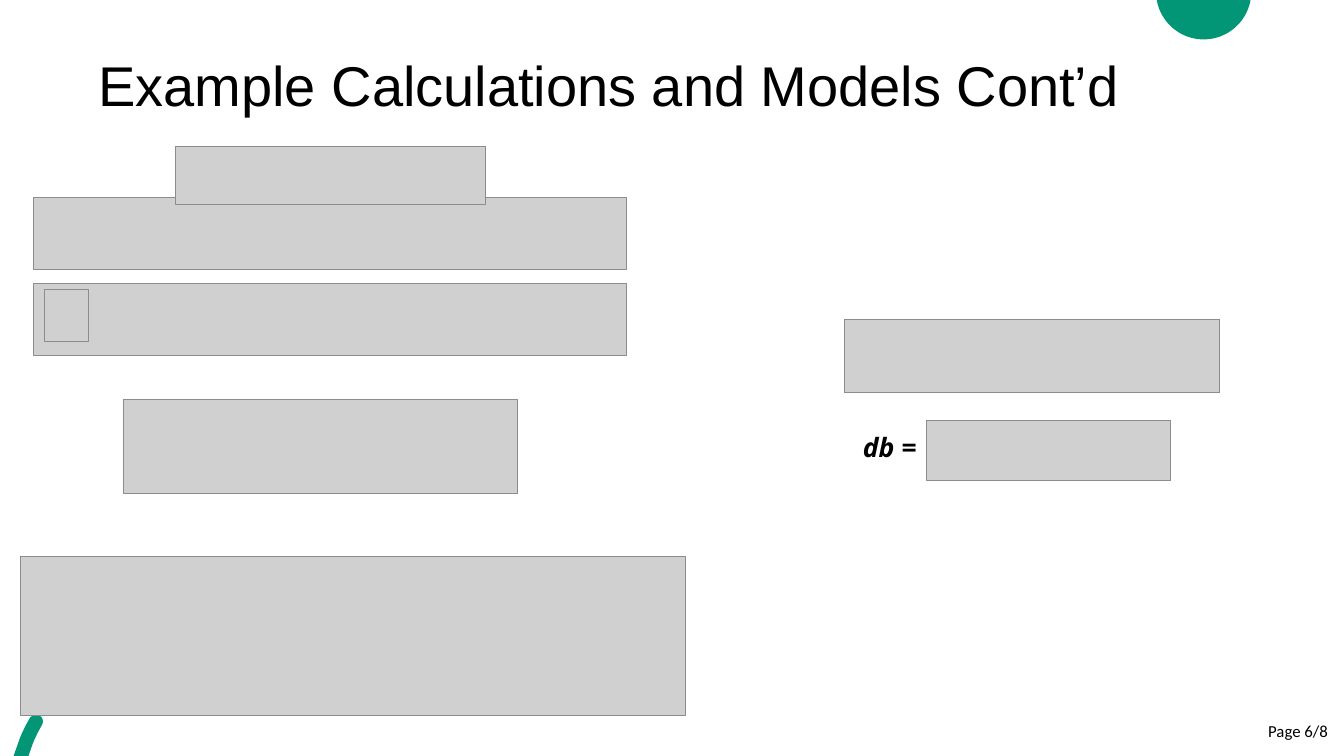
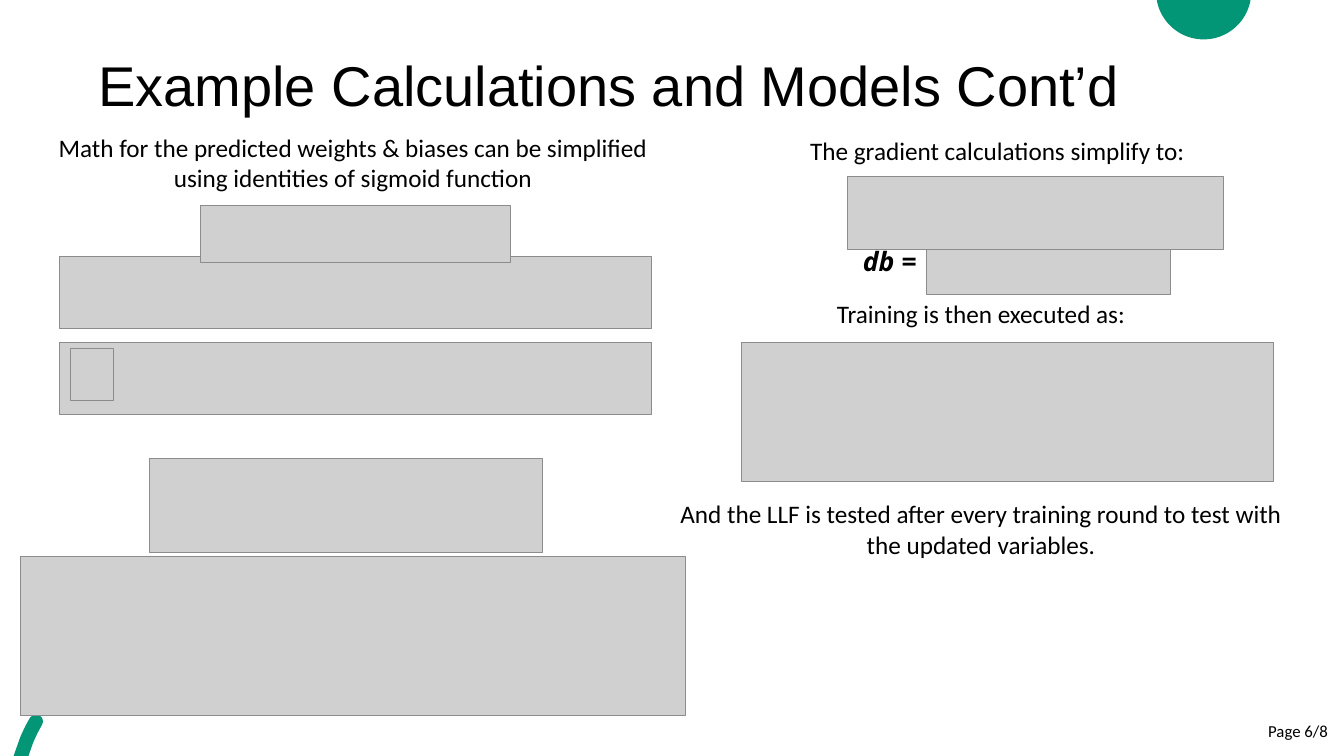
Before and after one commit to cer-hunter/OAR-CAS741, a slide deck: slide 6 of docs/Presentations/SRSPresentation/SRSPresentation.pptx. Drawn at 1344x756 pixels with LibreOffice and Linux fonts; fonts in the diff are those of the drawing; grey boxes stand for pictures. Boxes give left, top, right and bottom in pixels: in the first picture for what was removed or moved away, otherwise in the second. Text is boxed around its words. In the diff, an @@ line names an element or a change of style, - is before the commit and + after.

```diff
--- a/docs/Presentations/SRSPresentation/SRSPresentation.pptx
+++ b/docs/Presentations/SRSPresentation/SRSPresentation.pptx
@@ text added at [59, 139, 647, 192], 18 pt, text #000000 @@
+Math for the predicted weights & biases can be simplified using identities of sigmoid function
@@ text added at [810, 142, 1184, 165], 18 pt, text #000000 @@
+The gradient calculations simplify to:
@@ picture: place and size @@
-picture at [845, 320, 1220, 393]
+picture at [848, 176, 1223, 250]
@@ picture: place and size @@
-picture at [927, 420, 1172, 480]
+picture at [927, 235, 1172, 294]
@@ text "db =": place and size @@
-text "db =" at [863, 436, 895, 458]
+text "db =" at [863, 249, 895, 272]
@@ text added at [837, 305, 1125, 328], 18 pt, text #000000 @@
+Training is then executed as:
@@ 5 pictures: place and size @@
-5 pictures at [34, 147, 627, 494]
+5 pictures at [59, 206, 652, 553]
@@ picture added at [741, 343, 1273, 482] @@
@@ text added at [680, 505, 1281, 558], 18 pt, text #000000 @@
+And the LLF is tested after every training round to test with the updated variables.
```
Also in this commit, not shown: 1 other slide changed, 2 slides added, 2 slides removed.
